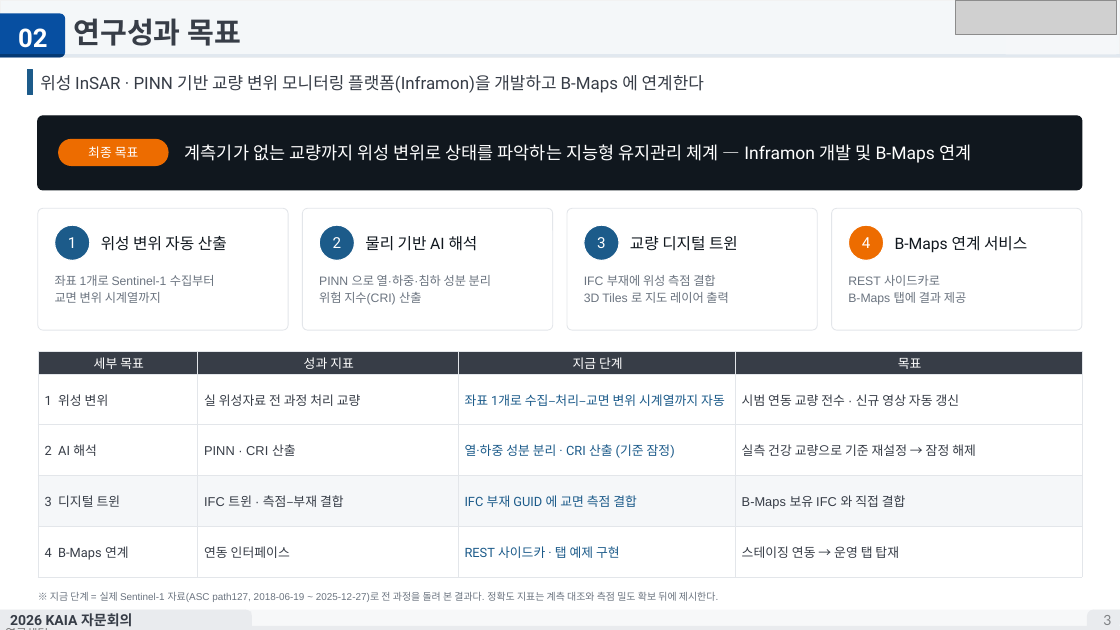
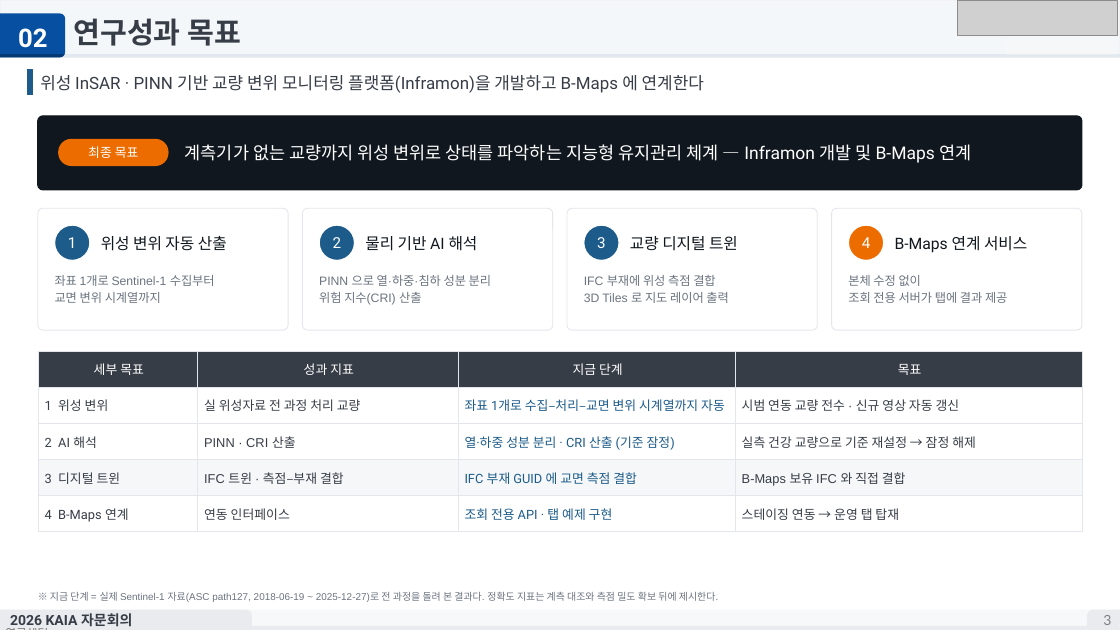
Before and after one commit to tjddnr8334-sudo/inframon, a slide deck: slide 3 of docs/KICT_Bmaps_Inframon_연구개발_7p_vF.pptx. Drawn at 1120x630 pixels with LibreOffice and Linux fonts; fonts in the diff are those of the drawing; grey boxes stand for pictures; background and template pictures are left out. Boxes give left, top, right and bottom in pixels: in the first picture for what was removed or moved away, otherwise in the second. Text is boxed around its words. In the diff, an @@ line names an element or a change of style, - is before the commit and + after.

```diff
--- a/docs/KICT_Bmaps_Inframon_연구개발_7p_vF.pptx
+++ b/docs/KICT_Bmaps_Inframon_연구개발_7p_vF.pptx
@@ text at (848, 275, 1007, 303): text changed @@
-REST 사이드카로
-B-Maps 탭에 결과 제공
+본체 수정 없이
+조회 전용 서버가 탭에 결과 제공
@@ table at (38, 351, 1082, 568) @@
-row 5, column 3: REST 사이드카 · 탭 예제 구현
+row 5, column 3: 조회 전용 API · 탭 예제 구현
```
Also in this commit, not shown: 3 other slides changed, 3 other files.
